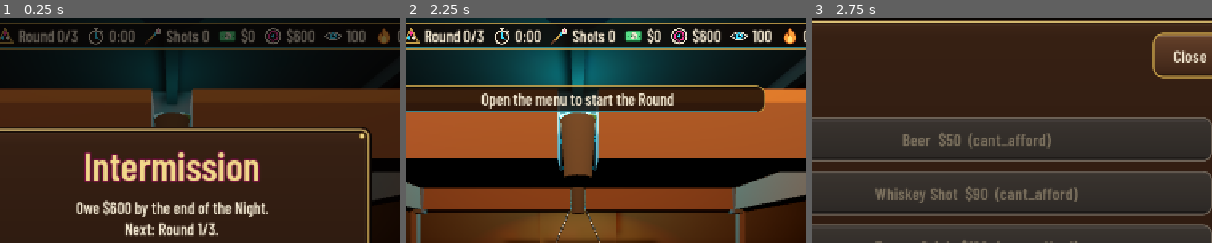
Above: before the commit, frames 1-3 (left to right).
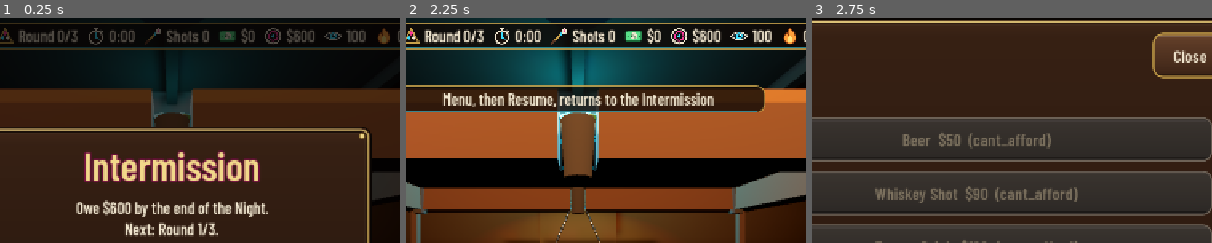
Above: after the commit, the same moments.

Repository: Cleans3/absolute-billiard
Game: Godot game, scene res://src/levels/MainLevel.tscn
The game is run twice, just before and just after one commit, with the same random seed, the same clock (stepped at 60 frames per second) and the same inputs. This scene is started directly instead of the project's main scene.
Inputs (mouse positions are % of the whole screen's width and height, from its top left):
- Up to frame 1 (0.25 s): no input
- Up to frame 2 (2.25 s): click "Visit the bar" at 0.5 s; click "Shop" at 1.25 s; tap Enter at 2 s; move the mouse to (55, 50) at 2.02 s; hold E (elevate_up) from 2.03 s (still down); tap 1 (call_pocket_1) at 2.1 s; click (55, 50) at 2.17 s
- Up to frame 3 (2.75 s): keep holding E (elevate_up); tap Space (jump) at 2.27 s
The pictures show only the part of the screen within x 28-78%, y 0-50%; the shares and areas given below are measured in that part.

The runs differ from the first frame. In frame 2, 2.6% of the frame differs, in the area x 9-77%, y 33-41%; in frame 3, nothing differs.

Commit message:
ui: phase screens yield to every other modal and return when it closes; router probe covers it
Co-Authored-By: Claude Sonnet 5.5 <noreply@anthropic.com>

Diff:
--- a/src/ui/LobbyUI.tscn
+++ b/src/ui/LobbyUI.tscn
@@ -209,9 +209,10 @@
 layout_mode = 2
 text = "Leave"
 
-[node name="Footer" type="HBoxContainer" parent="Center/Menu"]
-unique_name_in_owner = true
-layout_mode = 2
+[node name="Footer" type="GridContainer" parent="Center/Menu"]
+unique_name_in_owner = true
+layout_mode = 2
+columns = 2
 
 [node name="Settings" type="Button" parent="Center/Menu/Footer"]
 unique_name_in_owner = true
--- a/src/ui/PauseMenu.tscn
+++ b/src/ui/PauseMenu.tscn
@@ -52,13 +52,6 @@
 text = "Resume"
 icon = ExtResource("ui_pause")
 
-[node name="Phase" type="Button" parent="Center/Panel/Rows"]
-unique_name_in_owner = true
-visible = false
-custom_minimum_size = Vector2(0, 68)
-layout_mode = 2
-text = "Back to the Intermission"
-
 [node name="Settings" type="Button" parent="Center/Panel/Rows"]
 unique_name_in_owner = true
 custom_minimum_size = Vector2(0, 68)
--- a/src/ui/SettingsScreen.tscn
+++ b/src/ui/SettingsScreen.tscn
@@ -47,7 +47,7 @@
 
 [node name="Tabs" type="TabContainer" parent="Center/Panel/Rows"]
 unique_name_in_owner = true
-custom_minimum_size = Vector2(0, 340)
+custom_minimum_size = Vector2(0, 372)
 layout_mode = 2
 
 [node name="Buttons" type="HBoxContainer" parent="Center/Panel/Rows"]
--- a/src/ui/pause_menu.gd
+++ b/src/ui/pause_menu.gd
@@ -8,7 +8,6 @@
 var _confirm: SceneTreeTimer
 
 @onready var _resume: Button = %Resume
-@onready var _phase: Button = %Phase
 @onready var _leave: Button = %Leave
 
 
@@ -25,17 +24,10 @@
 	%Settings.pressed.connect(_open_group.bind(&"ui_settings"))
 	%Controls.pressed.connect(_open_group.bind(&"ui_controls"))
 	%Controls.visible = not OS.has_feature("mobile")  # no keyboard to rebind on a phone
-	_phase.pressed.connect(func() -> void:
-		close()
-		_phase_screen().open())
 	_leave.pressed.connect(_on_leave)
 
 
 func _on_open() -> void:
-	var screen := _phase_screen()
-	_phase.visible = screen != null and screen.can_reopen()
-	if _phase.visible:
-		_phase.text = "Back to the %s" % screen.title_text()
 	_leave.text = "Leave to menu"
 	_confirm = null
 	_resume.grab_focus()
@@ -60,7 +52,3 @@
 	var m := get_tree().get_first_node_in_group(group)
 	if m != null:
 		m.call(&"open")
-
-
-func _phase_screen() -> PhaseScreen:
-	return get_tree().get_first_node_in_group(&"ui_phase") as PhaseScreen
--- a/src/ui/phase_screen.gd
+++ b/src/ui/phase_screen.gd
@@ -1,8 +1,10 @@
 class_name PhaseScreen
 extends UIModal
 ## The Night/Round phase screens as one modal (docs/plan/06 P12): Intermission, Reckoning, Game over, Campaign won.
-## It opens and closes itself from GameLoop.phase_changed (keep_on_phase, so the router leaves it alone). Only the
-## Intermission screen can be set aside ("Visit the bar"): Pause then offers it back, so the host can still start the Round.
+## It opens and closes itself from GameLoop.phase_changed (keep_on_phase, so the router leaves it alone) and has the
+## lowest priority: the Bartender menu, Pause, Settings, Controls and the vote all displace it and it comes back when
+## they close, while the phase still holds, so the host can always still press Start Round. Only the Intermission
+## screen can be set aside ("Visit the bar" to walk to the bar); the next screen that opens and closes brings it back.
 
 @export var game_loop: GameLoop
 @export var economy: EconomyManager
@@ -10,7 +12,8 @@
 var _night_number := 1
 var _body := ""  # Intermission text: the Night's ask, then the last Round's result
 var _reckoning := ""
-var _aside := false  # the Intermission screen was set aside by "Visit the bar"
+var _wanted := false  # the phase holds a screen (open, displaced, or set aside)
+var _aside := false  # set aside by "Visit the bar": the player is walking, nothing else is open
 
 @onready var _title: Label = %Title
 @onready var _text: Label = %Body
@@ -20,16 +23,11 @@
 @onready var _again: Button = %NewCampaign
 
 
-func _init() -> void:
-	super()
-	add_to_group(&"ui_phase")
-
-
 func _ready() -> void:
 	super()
 	keep_on_phase = true
 	dismissable = false
-	priority = 10
+	priority = -10
 	_next.pressed.connect(func() -> void: game_loop.advance())
 	_bar.pressed.connect(_set_aside)
 	_menu.pressed.connect(func() -> void: _net().call(&"leave"))
@@ -42,23 +40,27 @@
 		game_loop.phase_changed.connect(_on_phase_changed)
 	if economy != null:
 		economy.quota_evaluated.connect(_on_quota_evaluated)
+	_bind_router.call_deferred()
 
 
-## True while the Intermission screen is set aside: Pause offers it back.
-func can_reopen() -> bool:
-	return _aside
+func _bind_router() -> void:
+	if UIRouter.instance != null:
+		UIRouter.instance.modal_changed.connect(_on_modal_changed)
 
 
-func title_text() -> String:
-	return _title.text
+## Another screen opened: the walk is over. Nothing is open any more: the phase screen returns unless the player is walking.
+func _on_modal_changed(open: bool) -> void:
+	if open:
+		_aside = false
+	elif _wanted and not _aside and not visible:
+		open()
 
 
 func _set_aside() -> void:
 	_aside = true
 	close()
-	var router := UIRouter.instance
-	if router != null and game_loop.is_host():
-		router.toast("Open the menu to start the Round", &"info")
+	if UIRouter.instance != null:
+		UIRouter.instance.toast("Menu, then Resume, returns to the Intermission")
 
 
 func _on_night_started(night_number: int, quota: int) -> void:
@@ -80,6 +82,7 @@
 func _on_phase_changed(phase: GameLoop.Phase) -> void:
 	var host := game_loop.is_host()
 	_aside = false
+	_wanted = true
 	match phase:
 		GameLoop.Phase.INTERMISSION:
 			var next_round := game_loop.round_index + 1
@@ -87,10 +90,11 @@
 		GameLoop.Phase.RECKONING:
 			_present("Night %d reckoning" % _night_number, _reckoning, "Next Night", host, false, false)
 		GameLoop.Phase.GAME_OVER:
-			_present("Game over", _reckoning, "", false, false, true)
+			_present("Game over", _reckoning, "", host, false, true)
 		GameLoop.Phase.CAMPAIGN_WON:
 			_present("Campaign won", _reckoning, "Endless", host, false, true)
 		_:
+			_wanted = false
 			close()
 
 
--- a/src/ui/skins_screen.gd
+++ b/src/ui/skins_screen.gd
@@ -3,6 +3,11 @@
 ## Placeholder (docs/plan/06 P18): the character / bar skin picker lands in a later slice.
 
 @onready var _back: Button = %Back
+
+
+func _init() -> void:
+	super()
+	add_to_group(&"ui_skins")
 
 
 func _ready() -> void:
--- a/src/ui/ui_modal.gd
+++ b/src/ui/ui_modal.gd
@@ -23,7 +23,7 @@
 func _ready() -> void:
 	if dim:
 		var shade := ColorRect.new()
-		shade.color = Color(0.02, 0.01, 0.01, 0.62)
+		shade.color = Color(0.02, 0.01, 0.01, 0.68)
 		shade.set_anchors_preset(Control.PRESET_FULL_RECT)
 		add_child(shade)
 		move_child(shade, 0)
--- a/tests/ui/ui_probe.gd
+++ b/tests/ui/ui_probe.gd
@@ -24,6 +24,7 @@
 	await _controls_screen()
 	await _quality()
 	await _vote()
+	await _phase_and_pause()
 	await _layout()
 	DirAccess.remove_absolute(Settings.path)
 	Settings.reset_bindings()
@@ -259,6 +260,76 @@
 	router.free()
 
 
+# --- phase screens vs the other modals --------------------------------------------------------------------
+
+func _phase_and_pause() -> void:
+	root.multiplayer.multiplayer_peer = OfflineMultiplayerPeer.new()  # we are the host: Start Round is ours to press
+	var loop := GameLoop.new()
+	var nights: Array[NightConfig] = [load("res://src/resources/nights/night_1.tres")]
+	loop.nights = nights
+	root.add_child(loop)
+	var router := UIRouter.new()
+	router.game_loop = loop
+	root.add_child(router)
+	var phase: PhaseScreen = load("res://src/ui/PhaseScreen.tscn").instantiate()
+	phase.game_loop = loop
+	var pause: PauseMenu = load("res://src/ui/PauseMenu.tscn").instantiate()
+	var settings: SettingsScreen = load("res://src/ui/SettingsScreen.tscn").instantiate()
+	var controls: ControlsScreen = load("res://src/ui/ControlsScreen.tscn").instantiate()
+	var bartender := UIModal.new()  # stands in for BartenderMenu: a ui_modal at the default priority
+	var vote: EventVote = load("res://src/ui/EventVote.tscn").instantiate()
+	for n in [phase, pause, settings, controls, bartender, vote]:
+		root.add_child(n)
+	await process_frame
+	await process_frame
+	var screens := {"Bartender": bartender, "Pause": pause, "Settings": settings, "Controls": controls}
+	loop.phase_changed.emit(GameLoop.Phase.INTERMISSION)
+	_check(phase.visible and phase._next.visible and phase._next.text == "Start Round", "Intermission screen with the host's Start Round")
+	for name: String in screens:
+		var m: UIModal = screens[name]
+		m.open()
+		_check(m.visible and not phase.visible and router.current == m, "%s open: the phase screen is hidden" % name)
+		m.close()
+		_check(phase.visible and phase._next.visible and not m.visible, "%s closed: the phase screen is back and the host can press Start Round" % name)
+	var ids: Array[StringName] = [FxCatalog.EVENTS[0].id, FxCatalog.EVENTS[1].id, FxCatalog.EVENTS[2].id]
+	vote._on_offer(1, 1, ids)
+	_check(vote.visible and not phase.visible, "the vote displaces the phase screen")
+	vote._left = 0.01
+	vote._process(0.05)
+	_check(phase.visible and not vote.visible, "and the phase screen returns when the vote is over")
+
+	_esc()
+	_check(pause.visible and not phase.visible, "Esc over the phase screen opens Pause (it cannot be dismissed)")
+	settings.open()
+	_check(settings.visible and not pause.visible, "Settings opens over Pause")
+	settings.close()
+	_check(pause.visible and not phase.visible, "closing Settings returns to Pause")
+	pause.close()
+	_check(phase.visible, "closing Pause returns to the phase screen")
+
+	phase._bar.pressed.emit()
+	_check(not phase.visible and not router.is_modal_open(), "Visit the bar sets the Intermission screen aside: nothing blocks the walk")
+	bartender.open()
+	_check(bartender.visible and not phase.visible, "the bar menu opens while walking")
+	bartender.close()
+	_check(phase.visible and phase._next.visible, "the walk is over once a screen has come and gone: the phase screen is back")
+	phase._bar.pressed.emit()
+	_esc()
+	pause._resume.pressed.emit()
+	_check(phase.visible, "Pause, Resume from a walk brings the phase screen back")
+
+	loop.phase_changed.emit(GameLoop.Phase.ROUND_LIVE)
+	_check(not phase.visible, "a Round starting closes the phase screen")
+	bartender.open()
+	bartender.close()
+	_check(not phase.visible, "and no screen closing brings it back while the phase has none")
+	loop.phase_changed.emit(GameLoop.Phase.GAME_OVER)
+	_check(phase.visible and phase._menu.visible and not phase._next.visible and phase._again.visible, "Game over: Back to menu and the host's New campaign")
+	for n in [phase, pause, settings, controls, bartender, vote, router, loop]:
+		n.free()
+	root.multiplayer.multiplayer_peer = null
+
+
 # --- region map -----------------------------------------------------------------------------------------
 
 func _layout() -> void:
@@ -274,6 +345,10 @@
 		var tc: TouchControls = load("res://src/ui/TouchControls.tscn").instantiate()
 		vp.add_child(tc)
 		await process_frame
+		Settings.set_value(&"touch_mirror", true)
+		_check(tc.mirror, "the touch mirror setting reaches TouchControls")
+		Settings.set_value(&"touch_mirror", false)
+		_check(not tc.mirror, "and back")
 		for chip: Label in [hud._night, hud._round, hud._time, hud._shots, hud._cash, hud._quota, hud._viewers, hud._hype]:
 			chip.text += "0"  # a size worse than the real ones
 		hud._fps.text = "120 fps"
Not shown, changed: docs/plan/08-player.md
